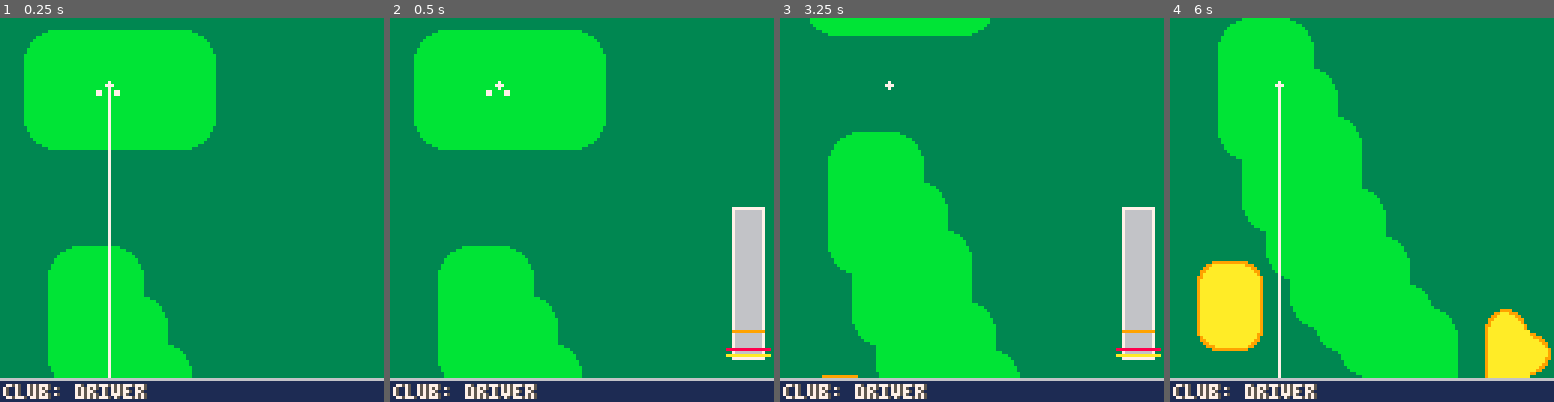
Above: before the commit, frames 1-4 (left to right).
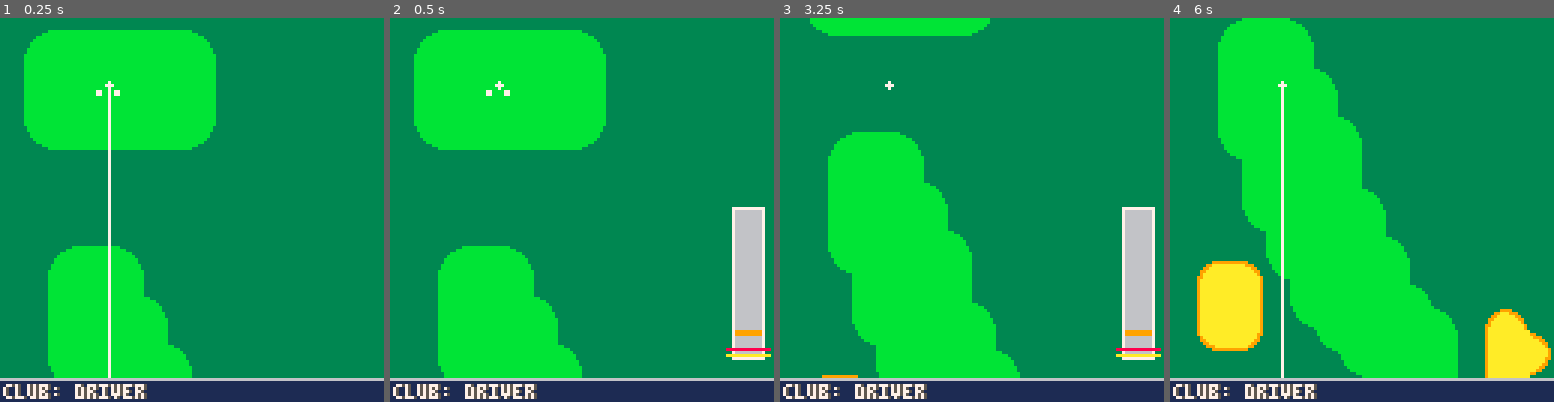
Above: after the commit, the same moments.

Repository: sthilaid/pico-8-carts
Game: PICO-8 cartridge golf.p8
Same seed, same stepped clock (60 frames per second), same inputs: the game is played once before the commit and once after it.
Inputs:
- Up to frame 1 (0.25 s): no input
- Up to frame 2 (0.5 s): tap X (X key) at 0.33 s
- Up to frame 3 (3.25 s): tap O (Z key) at 0.7, 1.7, 2.1, 2.5, 2.9 s; tap X (X key) at 1.07, 1.85, 2.97 s; hold Right 1.6-2.1 s; hold Up 2.15-2.42 s; hold Right 2.47-3.03 s; hold Left from 3.08 s (still down)
- Up to frame 4 (6 s): tap O (Z key) every 0.4 s from 3.3 to 5.7 s; release Left at 3.58 s; hold Down 3.63-3.97 s; hold Right 4.02-4.68 s; tap X (X key) at 4.08, 5.2 s; hold Up 4.73-5.03 s; hold Left 5.08-5.68 s; hold Down from 5.73 s (still down)

Frame 1 is identical in both runs. In frame 2, less than 0.1% of the frame differs, in the area x 89-98%, y 81-83%; in frame 3, less than 0.1%; in frame 4, 1.2%, in the area x 27-31%, y 16-94%.

Commit message:
implemented shot accuracy

Diff:
--- a/golf.p8
+++ b/golf.p8
@@ -32,17 +32,17 @@
    return {name=name,maxdist=maxdist,maxheight=maxheight,
            powerTarget=powerTarget, powerTargetRange=powerTargetRange, accTarget=accTarget, accTargetRange=accTargetRange}
 end
-g_clubs     = { make_club("driver", 275, 32, 0.9, 0.01, 0.1, 0.05),
-                make_club("3 wood", 243, 30, 0.85, 0.02, 0.15, 0.1),
-                make_club("5 wood", 230, 31, 0.95, 0.02, 0.15, 0.1),
-                make_club("3 iron", 212, 27, 0.8, 0.05, 0.2, 0.15),
-                make_club("4 iron", 203, 28, 0.8, 0.05, 0.2, 0.15),
-                make_club("5 iron", 194, 31, 0.8, 0.05, 0.2, 0.15),
-                make_club("6 iron", 183, 30, 0.8, 0.05, 0.2, 0.15),
-                make_club("7 iron", 172, 32, 0.8, 0.05, 0.2, 0.15),
-                make_club("8 iron", 160, 31, 0.8, 0.05, 0.2, 0.15),
-                make_club("9 iron", 148, 30, 0.8, 0.05, 0.2, 0.15),
-                make_club("pw", 100, 29, 0.8, 0.2, 0.1, 0.2),
+g_clubs     = { make_club("driver", 275, 32, 0.9, 0.01, 0.1, 0.01),
+                make_club("3 wood", 243, 30, 0.85, 0.02, 0.15, 0.01),
+                make_club("5 wood", 230, 31, 0.95, 0.02, 0.15, 0.02),
+                make_club("3 iron", 212, 27, 0.8, 0.05, 0.2, 0.03),
+                make_club("4 iron", 203, 28, 0.8, 0.05, 0.2, 0.03),
+                make_club("5 iron", 194, 31, 0.8, 0.05, 0.2, 0.03),
+                make_club("6 iron", 183, 30, 0.8, 0.05, 0.2, 0.03),
+                make_club("7 iron", 172, 32, 0.8, 0.05, 0.2, 0.03),
+                make_club("8 iron", 160, 31, 0.8, 0.05, 0.2, 0.03),
+                make_club("9 iron", 148, 30, 0.8, 0.05, 0.2, 0.03),
+                make_club("pw", 100, 29, 0.8, 0.1, 0.1, 0.04),
                 make_club("putter", 50, 0, -1, -1, -1, -1),
 }
 
@@ -136,6 +136,23 @@
    return lerp(0.1, 1.0, outrangeRatio) -- should add min ratio (0.1) to club data?
 end
 
+function calcSwingAngle()
+   local target,range = g_clubs[g_club_index].accTarget, g_clubs[g_club_index].accTargetRange
+   local delta = g_swing_accuracy - target
+   if (abs(delta) < range) return g_aim_angle
+   local total_range = g_swing_power - (target + range)
+   local outrangeRatio = clamp(0,1,invlerp(0, total_range, abs(delta) - range))
+   local precisionAnglePenality = lerp(0.001, 0.125, outrangeRatio)
+   local precisionDir = (rnd() > 0.5 and 1) or -1
+   local finalAngle = standardize_angle(g_aim_angle + precisionDir * precisionAnglePenality)
+   -- print(g_swing_accuracy,0,40)
+   -- print(outrangeRatio)
+   -- print(precisionAnglePenality)
+   -- print(finalAngle)
+   -- stop()
+   return finalAngle
+end
+
 function transitionTo(newstate)
    g_state = newstate
    g_stateTime = 0
@@ -152,10 +169,11 @@
       local maxheight   = g_clubs[g_club_index].maxheight
       --local powerRatio  = lerp(0.5, 1.0, invlerp(-0.4, 0, g_swing_power - g_swing_power_target))
       local powerRatio  = calcSwingPower()
+      local shotAngle   = calcSwingAngle()
       local dist,height = powerRatio * maxdist, powerRatio * maxheight
       local airTime     = sqrt(-8 * height / g_gravity)
       local speed       = dist / airTime
-      g_ball_vx, g_ball_vy = speed * cos(g_aim_angle), speed * sin(g_aim_angle)
+      g_ball_vx, g_ball_vy = speed * cos(shotAngle), speed * sin(shotAngle)
       g_ball_vz         = sqrt(-2*height*g_gravity)
       -- print("pos: "..g_ball_x..","..g_ball_y..","..g_ball_z)
       -- print("vel: "..g_ball_vx..","..g_ball_vy..","..g_ball_vz)
@@ -280,8 +298,13 @@
          rectfill(x0,y0+powerHeight,x0+w,y0+h*g_swing_power+powerHeight,8)
       elseif g_state == state_swing_accuracy then
          local accuracyheight = h * (1 - g_swing_accuracy_target)
+         local accuracyRange    = g_clubs[g_club_index].accTargetRange
+         local targetRectHeight = h * (1.0-g_swing_accuracy_target)
+         local targetRectHeightRangeDelta = h * accuracyRange
          line(x0-currentPad, y0+powerHeight, x0+w+currentPad, y0+powerHeight, 8)
-         line(x0-targetPad, y0+accuracyheight, x0+w+targetPad, y0+accuracyheight,9)
+         --line(x0-targetPad, y0+accuracyheight, x0+w+targetPad, y0+accuracyheight,9)
+         rectfill(x0, max(y0, y0+targetRectHeight-targetRectHeightRangeDelta),
+                  x0+w, y0+targetRectHeight+targetRectHeightRangeDelta, 9)
 
          local accuracyRatio = 1.0 - g_swing_accuracy
          line(x0-currentPad,y0+h*accuracyRatio,x0+w+currentPad,y0+h*accuracyRatio,10)
